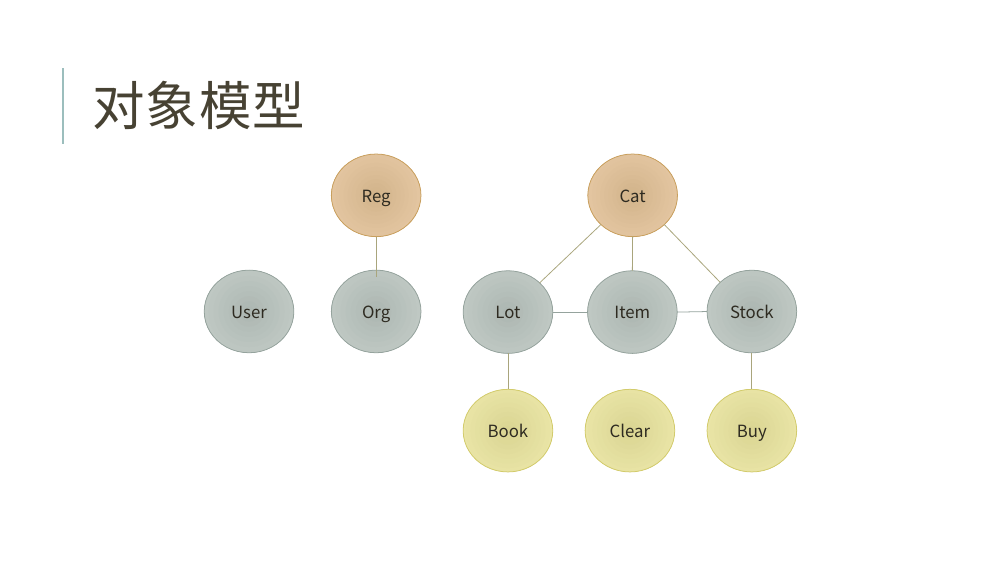
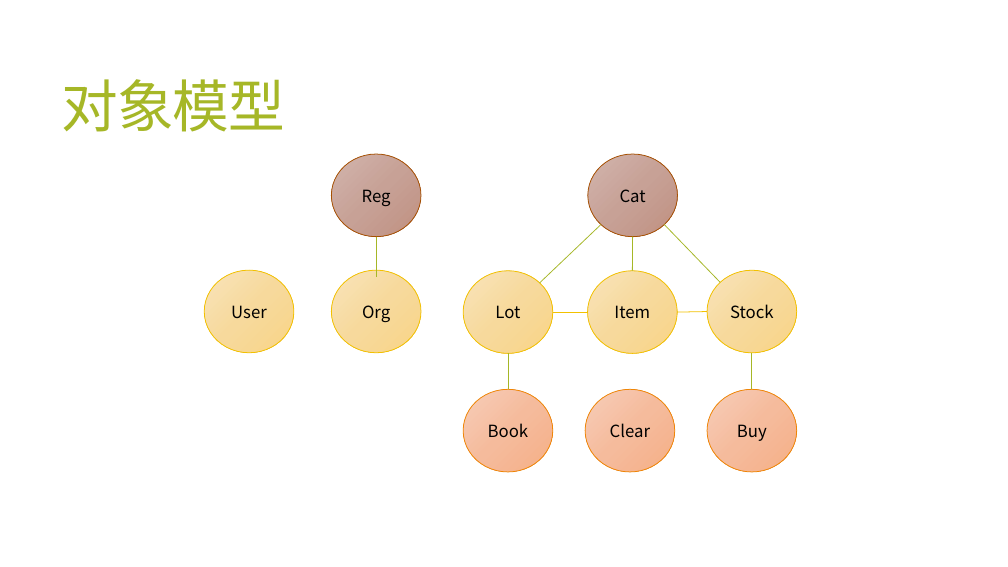
Before and after one commit to jzgi/chainsmart, a slide deck: slide 3 of Docs/品链供销平台.pptx. Drawn at 1008x567 pixels with LibreOffice and Linux fonts; fonts in the diff are those of the drawing. Boxes give left, top, right and bottom in pixels: in the first picture for what was removed or moved away, otherwise in the second. Text is boxed around its words. In the diff, an @@ line names an element or a change of style, - is before the commit and + after.

```diff
--- a/Docs/品链供销平台.pptx
+++ b/Docs/品链供销平台.pptx
@@ title "对象模型": place and size @@
-title "对象模型" at bbox=[92, 81, 305, 129]
+title "对象模型" at bbox=[62, 79, 285, 132]
@@ title "对象模型" at bbox=[62, 79, 285, 132]: size 50 to 54 pt, text colour #474233 to #A6B727, letter spacing 1 to -1.2 pt; line spacing 0.8 to 0.85 @@
@@ line removed from (63, 144) to (63, 68) @@
@@ ellipse "Reg" at bbox=[331, 154, 421, 237]: text colour #2E2B21 to #000000; fill gradient #D3B48C to #EACCA9 to gradient #D3B6AE to #C7A196 to #C19182; outline #C89F5D 0.75 pt to #A65001 0.75 pt @@
@@ ellipse "Cat" at bbox=[588, 154, 678, 237]: text colour #2E2B21 to #000000; fill gradient #D3B48C to #EACCA9 to gradient #D3B6AE to #C7A196 to #C19182; outline #C89F5D 0.75 pt to #A65001 0.75 pt @@
@@ line (377, 237) - (377, 277): stroke #A9A57C 0.75 pt to #A6B727 0.75 pt @@
@@ line (601, 225) - (540, 283): stroke #A9A57C 0.75 pt to #A6B727 0.75 pt @@
@@ line (632, 271) - (633, 237): stroke #A9A57C 0.75 pt to #A6B727 0.75 pt @@
@@ line (665, 225) - (721, 282): stroke #A9A57C 0.75 pt to #A6B727 0.75 pt @@
@@ text colour #2E2B21 to #000000; fill gradient #ADB7B3 to #C6CFCB to gradient #F9E4BC to #F7DA9D to #F8D588; outline #95A39D 0.75 pt to #F2C100 0.75 pt in 5 elements at bbox=[588, 271, 678, 353], bbox=[464, 271, 554, 353], bbox=[707, 270, 797, 352], bbox=[331, 270, 421, 352], bbox=[204, 270, 294, 352] @@
@@ line (553, 312) - (588, 312): stroke #95A39D 0.75 pt to #F2C100 0.75 pt @@
@@ line (678, 312) - (707, 312): stroke #95A39D 0.75 pt to #F2C100 0.75 pt @@
@@ line (508, 389) - (508, 353): stroke #A9A57C 0.75 pt to #A6B727 0.75 pt @@
@@ line (752, 353) - (752, 389): stroke #A9A57C 0.75 pt to #A6B727 0.75 pt @@
@@ text colour #2E2B21 to #000000; fill gradient #DBD594 to #F0EAAD to gradient #F8CFBB to #F5BB9D to #F6AF87; outline #D2CB6C 0.75 pt to #EF8606 0.75 pt in 3 elements at bbox=[464, 389, 554, 472], bbox=[707, 389, 797, 472], bbox=[585, 389, 675, 472] @@
```
Also in this commit, not shown: 31 other slides changed, 4 slides added, 17 other files.
